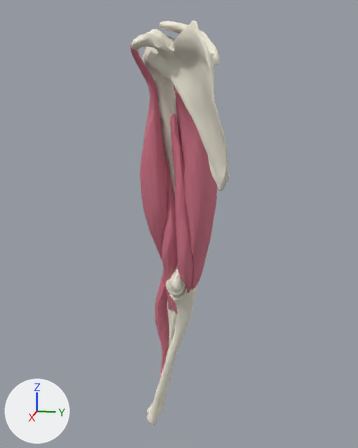
Renders of the glTF model apps/doctorcoach-standalone/public/anatomy/arm.glb from each side of a commit.
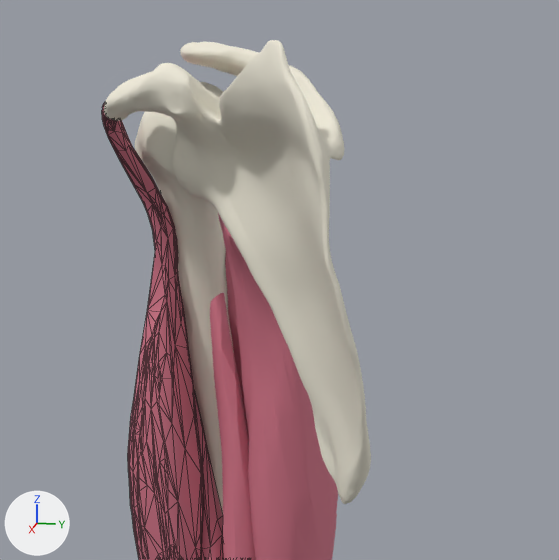
Old and new are each drawn whole from a 50 mm lens placed at (0.384, 0.05, 1.268), pointed at (-0.181, -0.063, 1.127) and again close up on the part from 26% to 83% of the width and 1% to 47% of the height. Every picture has the same lights, and +X, +Y and +Z are marked at lower left. The last two pictures show the newer version. The close-ups show mesh edges as thin lines.

Names of what the first close-up shows: 'biceps-brachii', 'brachialis', 'humerus', 'scapula', 'triceps-brachii'.
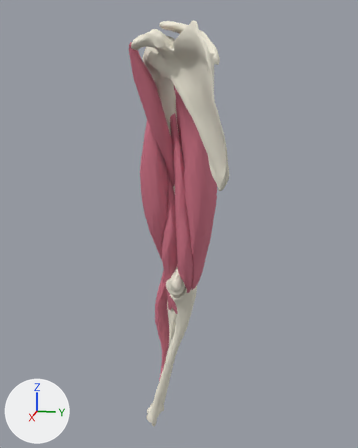
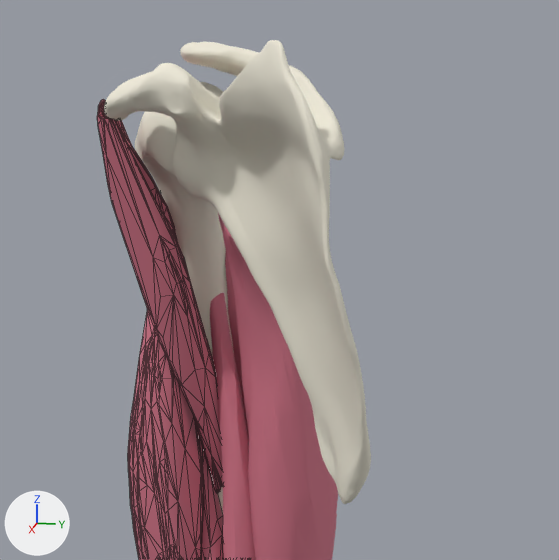
Changed parts and their boxes [x1, y1, x2, y2] in the close-ups (559 x 560 px):
'coracobrachialis', added: after [97, 100, 223, 493]

The change, as a diff of the scene's bpy script:
```diff
--- a/apps/doctorcoach-standalone/public/anatomy/arm.glb.py
+++ b/apps/doctorcoach-standalone/public/anatomy/arm.glb.py
@@ mat_coracobrachialis @@
+mat_coracobrachialis = principled_material('coracobrachialis')
+mat_coracobrachialis.base_color = (0.65, 0.18, 0.25)  # pink #d37689
+mat_coracobrachialis.roughness = 0.8
@@ me_coracobrachialis @@
+me_coracobrachialis.from_pydata(...)  # 228 vertices, 442 faces; spans x -0.189..-0.13, y -0.106..-0.067, z 1.17..1.328
+me_coracobrachialis.materials.append(mat_coracobrachialis)  # pink #d37689
@@ ob_coracobrachialis @@
+ob_coracobrachialis = bpy.data.objects.new('coracobrachialis', me_coracobrachialis)
+ob_coracobrachialis.location = (0.0, 0.0, 0.0)
```
